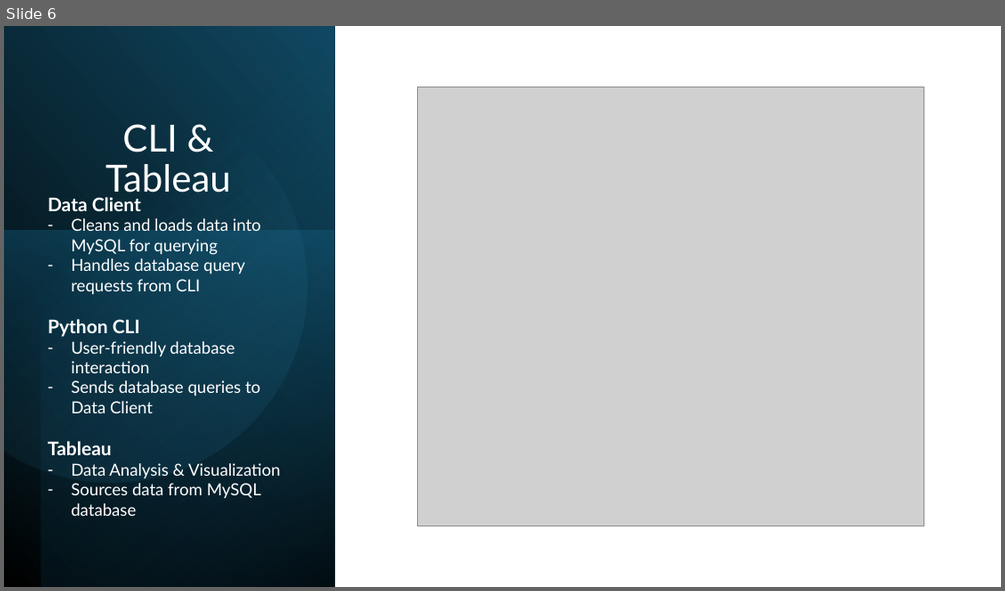
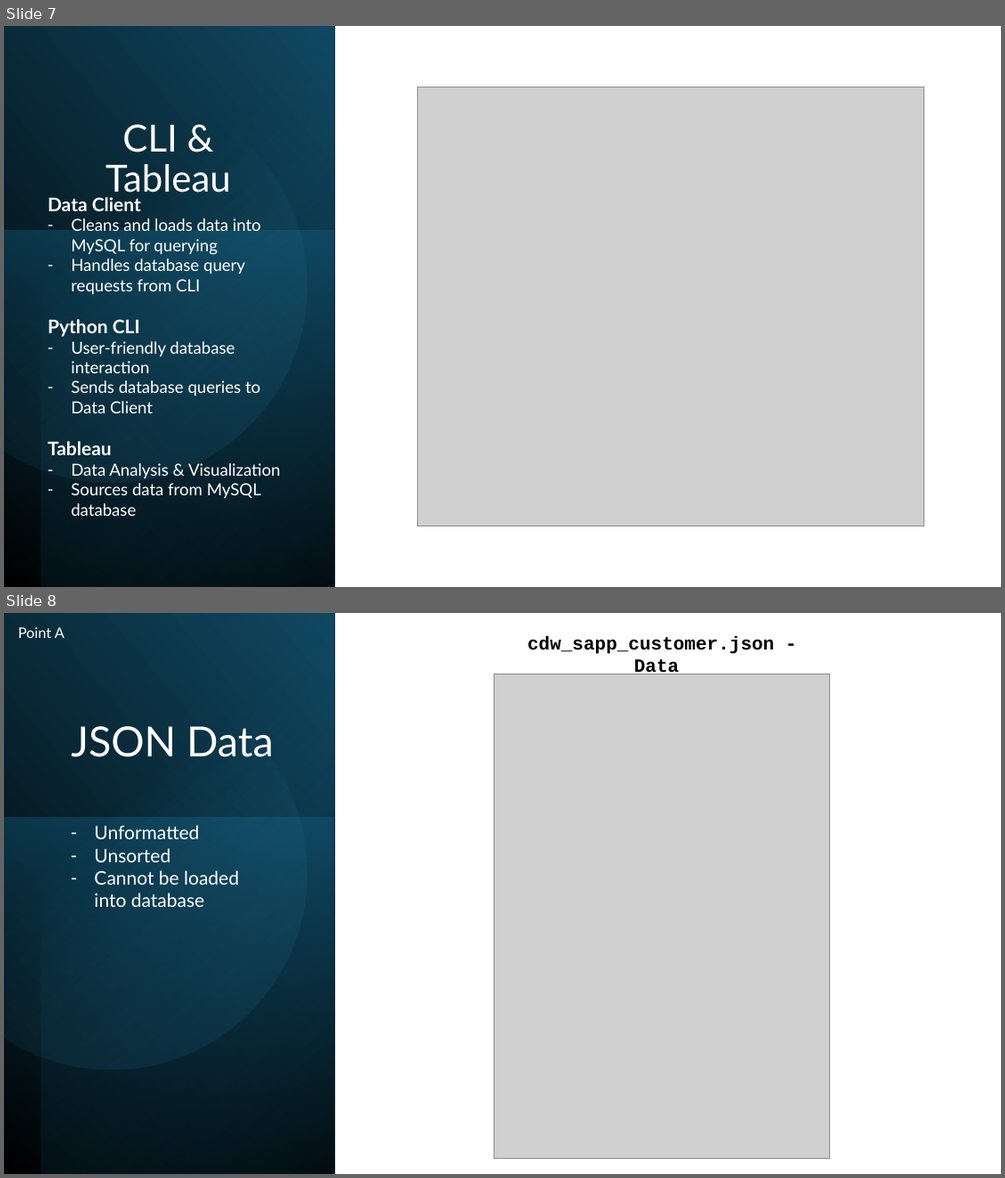
Before and after one commit to kencopas/Projects, a slide deck: Capstone/docs/Project Presentation.pptx. Shown one above the other, each under a label of ours: slide 6 before the commit, slides 7 and 8 after it. The pictures are 1005x591 and 1005x1178 pixels, drawn with LibreOffice and Linux fonts; fonts in the diff are those of the drawing; grey boxes stand for pictures. Boxes give left, top, right and bottom in pixels: in the first picture for what was removed or moved away, otherwise in the second. Text is boxed around its words. In the diff, an @@ line names an element or a change of style, - is before the commit and + after.

Commit message:
Updated Documents; Included csv data

```diff
--- a/Capstone/docs/Project Presentation.pptx
+++ b/Capstone/docs/Project Presentation.pptx
@@ slide 8 added at [4, 613, 1001, 1174], background #FFFFFF @@
@@ rectangle added at [4, 613, 334, 1174], fill gradient #000000 to #104862 @@
@@ text added at [18, 627, 65, 638], 14 pt, text #FFFFFF @@
+Point A
@@ rectangle added at [41, 613, 334, 1174], fill gradient #000000 to #156082 @@
@@ text added at [527, 636, 774, 674], 18 pt, text #000000, bold @@
+cdw_sapp_customer.json - Data
@@ freeform shape added at [4, 652, 342, 1104], fill gradient #46B1E1 to #104862 @@
@@ picture added at [494, 674, 830, 1159] @@
@@ title added at [71, 726, 274, 757], 40 pt, text #FFFFFF @@
+JSON Data
@@ rectangle added at [4, 818, 334, 1174], fill gradient #156082 to #0B3041 @@
@@ text added at [94, 825, 239, 907], 18 pt, text #FFFFFF @@
+– Unformatted
+– Unsorted
+– Cannot be loaded into database
@@ what was slide 6 is now slide 7 @@
```
Also in this commit, not shown: 4 slides changed, 9 other slides added, 2 slides removed, 17 other files.
